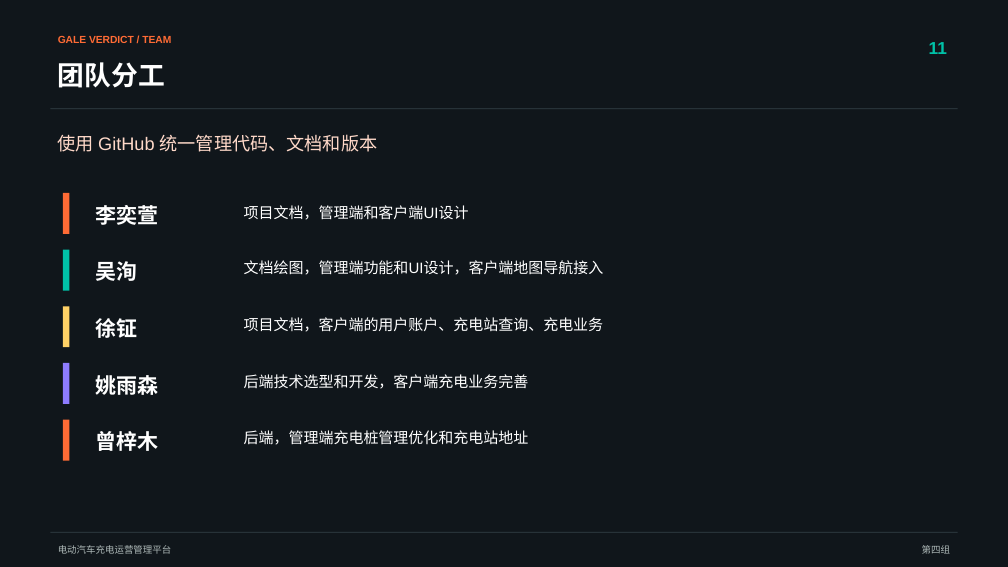
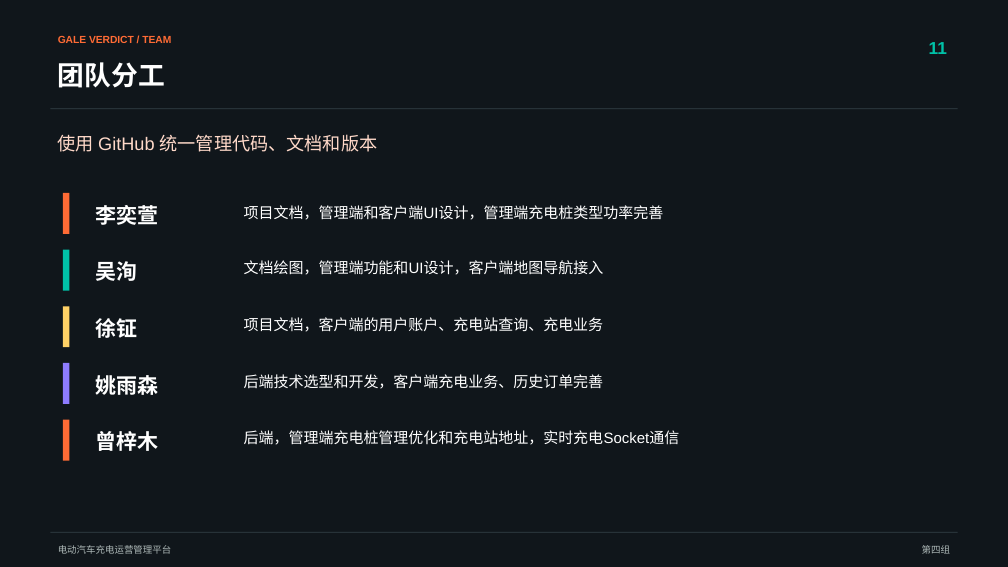
Before and after one commit to Gale-Verdict/Gale-Verdict-software-developing, a slide deck: slide 4 of 项目路演ppt-第四组2.0.pptx. Drawn at 1008x567 pixels with LibreOffice and Linux fonts; fonts in the diff are those of the drawing. Boxes give left, top, right and bottom in pixels: in the first picture for what was removed or moved away, otherwise in the second. Text is boxed around its words. In the diff, an @@ line names an element or a change of style, - is before the commit and + after.

```diff
--- a/项目路演ppt-第四组2.0.pptx
+++ b/项目路演ppt-第四组2.0.pptx
@@ text at bbox=[244, 205, 664, 220]: text changed @@
-项目文档，管理端和客户端UI设计
+项目文档，管理端和客户端UI设计，管理端充电桩类型功率完善
@@ text at bbox=[244, 374, 604, 389]: text changed @@
-后端技术选型和开发，客户端充电业务完善
+后端技术选型和开发，客户端充电业务、历史订单完善
@@ text at bbox=[244, 430, 680, 445]: text changed @@
-后端，管理端充电桩管理优化和充电站地址
+后端，管理端充电桩管理优化和充电站地址，实时充电Socket通信
```
Also in this commit, not shown: 3 other slides changed, 2 slides added, 2 other files.
